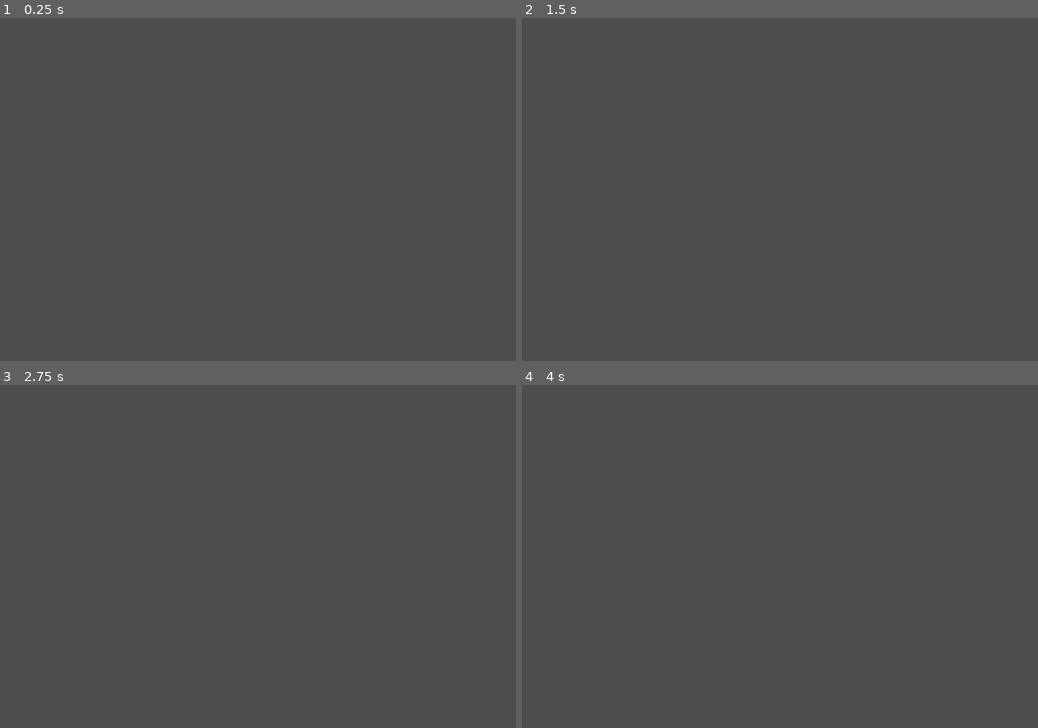
Above: before the commit, frames 1-4 (two rows, left to right).
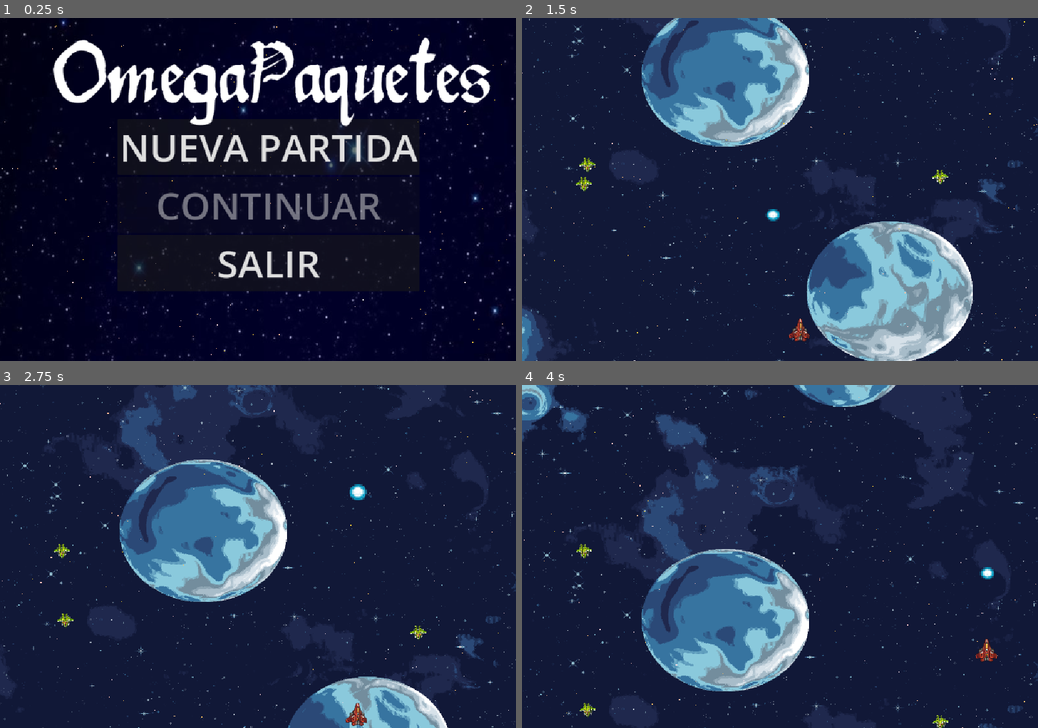
Above: after the commit, the same moments.

Repository: PiaBO/20GamesChallengeGodot
Game: Godot game, scene res://menus/main_menu.tscn
The game is run twice, just before and just after one commit, with the same random seed, the same clock (stepped at 60 frames per second) and the same inputs. Before the commit the project starts from res://menus/pause_menu.tscn.
Inputs (mouse positions are in pixels of both pictures, inside the frame that each line leads up to):
- Up to frame 1 (0.25 s): no input
- Up to frame 2 (1.5 s): click (790, 148) at 0.5 s, where only the run after the commit has a clickable "NUEVA PARTIDA"; tap Enter (ui_accept) at 1.25 s; hold Right (ui_right) from 1.28 s (still down)
- Up to frame 3 (2.75 s): tap Enter (ui_accept) at 1.52, 2.27 s; release Right (ui_right) at 2.03 s; hold Down (ui_down) from 2.03 s (still down)
- Up to frame 4 (4 s): release Down (ui_down) at 2.78 s; hold Right (ui_right) 2.78-3.53 s; hold Up (ui_up) from 3.53 s (still down); tap Enter (ui_accept) at 3.77 s

The runs differ from the first frame. In frame 1, 99% of the frame differs, in the area x 0-100%, y 0-100%; in frame 2, 100%; in frame 3, 100%; in frame 4, 100%.

Commit message:
Movimiento, sistema de mapas, particulas y animaciones

Diff:
--- /dev/null
+++ b/3/river-raid/Hud/HUD.tscn
@@ -0,0 +1,7 @@
+[gd_scene format=3 uid="uid://ck70lqdy1i45j"]
+
+[node name="HUD" type="Node2D" unique_id=11923164]
+
+[node name="TextureProgressBar" type="TextureProgressBar" parent="." unique_id=2088181719]
+offset_right = 40.0
+offset_bottom = 40.0
--- a/3/river-raid/enemigo/enemigo.tscn
+++ b/3/river-raid/enemigo/enemigo.tscn
@@ -1,18 +1,57 @@
 [gd_scene format=3 uid="uid://wba1l3c1ini2"]
 
+[ext_resource type="Texture2D" uid="uid://dk46kxmwghxys" path="res://enemigo/sprites/enemy_2_g_l1.png" id="1_wakaj"]
+[ext_resource type="Texture2D" uid="uid://bmjucoh7t8cah" path="res://enemigo/sprites/enemy_2_g_l2.png" id="2_3u5g0"]
+[ext_resource type="Texture2D" uid="uid://c4scdnq0s8rlh" path="res://enemigo/sprites/enemy_2_g_m.png" id="3_4u45y"]
+[ext_resource type="Texture2D" uid="uid://flxy3vwxiy40" path="res://enemigo/sprites/enemy_2_g_r1.png" id="4_6sg3r"]
+[ext_resource type="Texture2D" uid="uid://bk66k5g6c7c6m" path="res://enemigo/sprites/enemy_2_g_r2.png" id="5_b6q76"]
+
+[sub_resource type="SpriteFrames" id="SpriteFrames_e8uyd"]
+animations = [{
+"frames": [{
+"duration": 1.0,
+"texture": ExtResource("1_wakaj")
+}, {
+"duration": 1.0,
+"texture": ExtResource("2_3u5g0")
+}, {
+"duration": 1.0,
+"texture": ExtResource("3_4u45y")
+}, {
+"duration": 1.0,
+"texture": ExtResource("4_6sg3r")
+}, {
+"duration": 1.0,
+"texture": ExtResource("5_b6q76")
+}, {
+"duration": 1.0,
+"texture": ExtResource("4_6sg3r")
+}, {
+"duration": 1.0,
+"texture": ExtResource("3_4u45y")
+}, {
+"duration": 1.0,
+"texture": ExtResource("2_3u5g0")
+}],
+"loop": 1,
+"name": &"default",
+"speed": 7.0
+}]
+
 [sub_resource type="RectangleShape2D" id="RectangleShape2D_rdc5o"]
-size = Vector2(48, 33)
+size = Vector2(34, 33)
 
 [node name="Enemigo" type="StaticBody2D" unique_id=1580437209 groups=["Enemigos"]]
 collision_layer = 4
 collision_mask = 3
 
-[node name="ColorRect" type="ColorRect" parent="." unique_id=1190838411]
-offset_right = 40.0
-offset_bottom = 40.0
-scale = Vector2(1.12, 0.8)
-color = Color(0.6, 0.041999996, 0.041999996, 1)
+[node name="ColorRect" type="AnimatedSprite2D" parent="." unique_id=327515767]
+position = Vector2(16.000002, 17)
+scale = Vector2(0.6315624, 0.653125)
+sprite_frames = SubResource("SpriteFrames_e8uyd")
+autoplay = "default"
+frame_progress = 0.6269842
 
 [node name="CollisionShape2D" type="CollisionShape2D" parent="." unique_id=2118394232]
-position = Vector2(23, 15.5)
+position = Vector2(17, 17)
 shape = SubResource("RectangleShape2D_rdc5o")
--- a/3/river-raid/jugador/bala.tscn
+++ b/3/river-raid/jugador/bala.tscn
@@ -1,7 +1,26 @@
 [gd_scene format=3 uid="uid://cngecw1tqjguk"]
 
 [ext_resource type="Script" uid="uid://bhbg3ita7el2i" path="res://jugador/bala.gd" id="1_c84pv"]
-[ext_resource type="Texture2D" uid="uid://cd0wjpqt2uom8" path="res://jugador/bala.png" id="1_qo4y7"]
+[ext_resource type="Texture2D" uid="uid://clqp26chbiqs5" path="res://jugador/sprites_sheet/bala/proton_01.png" id="2_o3dr4"]
+[ext_resource type="Texture2D" uid="uid://b1hymv8bd33id" path="res://jugador/sprites_sheet/bala/proton_02.png" id="3_vf85b"]
+[ext_resource type="Texture2D" uid="uid://b4a6wfa4vo788" path="res://jugador/sprites_sheet/bala/proton_03.png" id="4_bqm2j"]
+
+[sub_resource type="SpriteFrames" id="SpriteFrames_e8uyd"]
+animations = [{
+"frames": [{
+"duration": 1.0,
+"texture": ExtResource("2_o3dr4")
+}, {
+"duration": 1.0,
+"texture": ExtResource("3_vf85b")
+}, {
+"duration": 1.0,
+"texture": ExtResource("4_bqm2j")
+}],
+"loop": 1,
+"name": &"default",
+"speed": 5.0
+}]
 
 [sub_resource type="CircleShape2D" id="CircleShape2D_qo4y7"]
 radius = 22.090721
@@ -14,14 +33,19 @@
 max_contacts_reported = 4
 script = ExtResource("1_c84pv")
 
-[node name="Sprite2D" type="Sprite2D" parent="." unique_id=1170410320]
-scale = Vector2(0.78125, 0.75)
-texture = ExtResource("1_qo4y7")
+[node name="Sprite2D" type="AnimatedSprite2D" parent="." unique_id=1370105399]
+texture_filter = 1
+position = Vector2(0.4999981, -0.5)
+scale = Vector2(3.4615383, 3.1538463)
+sprite_frames = SubResource("SpriteFrames_e8uyd")
+autoplay = "default"
+frame_progress = 0.7588323
 
 [node name="CollisionShape2D" type="CollisionShape2D" parent="." unique_id=1042274501]
 shape = SubResource("CircleShape2D_qo4y7")
 
 [node name="VisibleOnScreenNotifier2D" type="VisibleOnScreenNotifier2D" parent="." unique_id=861845072]
+position = Vector2(0, 1)
 rect = Rect2(-23, -28, 47, 51)
 
 [connection signal="body_entered" from="." to="." method="_on_body_entered"]
--- a/3/river-raid/jugador/jugador.gd
+++ b/3/river-raid/jugador/jugador.gd
@@ -4,7 +4,6 @@
 const SPEED = 300.0
 const VELOCIDAD_BALA = 1000.0
 @onready var size: int = get_node("CollisionShape2D").shape.extents.x
-
 @onready var bala := preload("res://jugador/bala.tscn")
 
 func _physics_process(delta: float) -> void:
--- a/3/river-raid/jugador/jugador.tscn
+++ b/3/river-raid/jugador/jugador.tscn
@@ -1,6 +1,7 @@
 [gd_scene format=3 uid="uid://58l173mrqoqc"]
 
 [ext_resource type="Script" uid="uid://csaw0jpy8dhj2" path="res://jugador/jugador.gd" id="1_y3xgi"]
+[ext_resource type="SpriteFrames" uid="uid://bje5jhxjru6hd" path="res://jugador/sprites.tres" id="2_5vouv"]
 
 [sub_resource type="RectangleShape2D" id="RectangleShape2D_5vouv"]
 size = Vector2(28, 55)
@@ -9,9 +10,12 @@
 collision_mask = 12
 script = ExtResource("1_y3xgi")
 
-[node name="ColorRect" type="ColorRect" parent="." unique_id=1441339386]
-offset_right = 28.0
-offset_bottom = 54.0
+[node name="ColorRect" type="AnimatedSprite2D" parent="." unique_id=1670800721]
+position = Vector2(15, 29)
+sprite_frames = ExtResource("2_5vouv")
+animation = &"idle"
+autoplay = "idle"
+frame_progress = 0.945679
 
 [node name="CollisionShape2D" type="CollisionShape2D" parent="." unique_id=2126247970]
 position = Vector2(14, 28)
--- /dev/null
+++ b/3/river-raid/jugador/sprites.tres
@@ -0,0 +1,39 @@
+[gd_resource type="SpriteFrames" format=3 uid="uid://bje5jhxjru6hd"]
+
+[ext_resource type="Texture2D" uid="uid://biykjhgf60f07" path="res://jugador/sprites_sheet/player_r_l1.png" id="1_agmdo"]
+[ext_resource type="Texture2D" uid="uid://c4c835foqjvlm" path="res://jugador/sprites_sheet/player_r_l2.png" id="2_vp0cn"]
+[ext_resource type="Texture2D" uid="uid://bhk3kyvssstc0" path="res://jugador/sprites_sheet/player_r_m.png" id="3_ollqa"]
+[ext_resource type="Texture2D" uid="uid://ckwkp5dpom5vc" path="res://jugador/sprites_sheet/player_r_r1.png" id="4_vtunv"]
+[ext_resource type="Texture2D" uid="uid://dc3bpfivtkdmi" path="res://jugador/sprites_sheet/player_r_r2.png" id="5_288y4"]
+
+[resource]
+animations = [{
+"frames": [{
+"duration": 1.0,
+"texture": ExtResource("1_agmdo")
+}, {
+"duration": 1.0,
+"texture": ExtResource("2_vp0cn")
+}, {
+"duration": 1.0,
+"texture": ExtResource("3_ollqa")
+}, {
+"duration": 1.0,
+"texture": ExtResource("4_vtunv")
+}, {
+"duration": 1.0,
+"texture": ExtResource("5_288y4")
+}, {
+"duration": 1.0,
+"texture": ExtResource("4_vtunv")
+}, {
+"duration": 1.0,
+"texture": ExtResource("3_ollqa")
+}, {
+"duration": 1.0,
+"texture": ExtResource("2_vp0cn")
+}],
+"loop": 1,
+"name": &"idle",
+"speed": 5.0
+}]
--- a/3/river-raid/menus/game.tscn
+++ b/3/river-raid/menus/game.tscn
@@ -17,6 +17,21 @@
 
 [sub_resource type="RectangleShape2D" id="RectangleShape2D_17y0l"]
 size = Vector2(12, 739)
+
+[sub_resource type="ParticleProcessMaterial" id="ParticleProcessMaterial_he40h"]
+particle_flag_disable_z = true
+emission_shape_offset = Vector3(0.275, 0.275, 0.235)
+emission_shape = 3
+emission_box_extents = Vector3(1, 1080, 1)
+angle_min = -164.7
+angle_max = 176.90001
+spread = 0.0
+initial_velocity_min = 50.0
+initial_velocity_max = 100.0
+gravity = Vector3(0, 0, 0)
+scale_max = 2.0
+hue_variation_min = -2.2351742e-08
+hue_variation_max = 0.19999997
 
 [node name="Game" type="Node2D" unique_id=333769787]
 script = ExtResource("1_04dmk")
@@ -49,6 +64,28 @@
 [node name="PauseMenu" parent="." unique_id=1793250673 instance=ExtResource("2_gkr7p")]
 visible = false
 
+[node name="Control" type="Control" parent="." unique_id=2140635269]
+layout_mode = 3
+anchors_preset = 7
+anchor_left = 0.5
+anchor_top = 1.0
+anchor_right = 0.5
+anchor_bottom = 1.0
+offset_left = -20.0
+offset_top = -40.0
+offset_right = 20.0
+grow_horizontal = 2
+grow_vertical = 0
+mouse_filter = 2
+
+[node name="GPUParticles2D" type="GPUParticles2D" parent="Control" unique_id=1665038716]
+position = Vector2(583, 799)
+rotation = -1.5726936
+amount = 555
+lifetime = 20.0
+preprocess = 20.0
+process_material = SubResource("ParticleProcessMaterial_he40h")
+
 [node name="jugador" parent="." unique_id=888636717 instance=ExtResource("3_cdppe")]
 position = Vector2(508, 627)
 
--- a/3/river-raid/menus/main_menu.tscn
+++ b/3/river-raid/menus/main_menu.tscn
@@ -1,6 +1,23 @@
 [gd_scene format=3 uid="uid://c60gtktgkdpwg"]
 
 [ext_resource type="Script" uid="uid://bg70qtq6usphy" path="res://menus/main_menu.gd" id="1_8gy84"]
+[ext_resource type="Theme" uid="uid://4ekmw4f7t5hr" path="res://menus/tema_boton.tres" id="2_ij7vn"]
+[ext_resource type="Texture2D" uid="uid://lxas6ufh73br" path="res://niveles/img/fondo.jpg" id="2_yjgyn"]
+[ext_resource type="FontFile" uid="uid://dl1gacqoet3vb" path="res://menus/fonts/Mork Dungeon.ttf" id="4_rqbgu"]
+
+[sub_resource type="ParticleProcessMaterial" id="ParticleProcessMaterial_e8uyd"]
+particle_flag_disable_z = true
+emission_shape = 3
+emission_box_extents = Vector3(1, 400, 1)
+spread = 0.0
+initial_velocity_min = 50.0
+initial_velocity_max = 100.0
+gravity = Vector3(0, 0, 0)
+hue_variation_min = -2.2351742e-08
+hue_variation_max = 0.19999997
+
+[sub_resource type="Theme" id="Theme_e8uyd"]
+default_font = ExtResource("4_rqbgu")
 
 [node name="MainMenu" type="Control" unique_id=899175500]
 layout_mode = 3
@@ -9,24 +26,61 @@
 metadata/_edit_vertical_guides_ = [564.0]
 metadata/_edit_horizontal_guides_ = [325.0]
 
+[node name="Fondo" type="Sprite2D" parent="." unique_id=1855420235]
+position = Vector2(594.3538, 288.72443)
+rotation = 1.5645927
+scale = Vector2(1.61839, 1.3745278)
+texture = ExtResource("2_yjgyn")
+
+[node name="Control" type="Control" parent="." unique_id=763766632]
+layout_mode = 1
+anchors_preset = 4
+anchor_top = 0.5
+anchor_bottom = 0.5
+offset_top = -20.0
+offset_right = 40.0
+offset_bottom = 20.0
+grow_vertical = 2
+mouse_filter = 2
+
+[node name="GPUParticles2D" type="GPUParticles2D" parent="Control" unique_id=226547722]
+position = Vector2(-13, 396)
+amount = 555
+lifetime = 20.0
+preprocess = 20.0
+process_material = SubResource("ParticleProcessMaterial_e8uyd")
+
 [node name="VBoxContainer" type="VBoxContainer" parent="." unique_id=2010587669]
 layout_mode = 0
-offset_left = 501.0
-offset_top = 278.0
-offset_right = 634.0
-offset_bottom = 379.0
+offset_left = 246.0
+offset_top = 211.0
+offset_right = 878.0
+offset_bottom = 573.0
 
 [node name="BtnNuevaPartida" type="Button" parent="VBoxContainer" unique_id=1414152609]
 layout_mode = 2
+theme = ExtResource("2_ij7vn")
 text = "NUEVA PARTIDA"
 
 [node name="BtnContinuar" type="Button" parent="VBoxContainer" unique_id=68241121]
 layout_mode = 2
+theme = ExtResource("2_ij7vn")
 text = "CONTINUAR"
 
 [node name="BtnSalir" type="Button" parent="VBoxContainer" unique_id=1488053941]
 layout_mode = 2
+theme = ExtResource("2_ij7vn")
 text = "SALIR"
+
+[node name="Titulo" type="Label" parent="." unique_id=200004836]
+layout_mode = 0
+offset_left = 111.0
+offset_top = 20.0
+offset_right = 1033.0
+offset_bottom = 263.0
+theme = SubResource("Theme_e8uyd")
+theme_override_font_sizes/font_size = 176
+text = "OmegaPaquetes"
 
 [connection signal="pressed" from="VBoxContainer/BtnNuevaPartida" to="." method="_on_btn_nueva_partida_pressed"]
 [connection signal="pressed" from="VBoxContainer/BtnContinuar" to="." method="_on_btn_continuar_pressed"]
--- a/3/river-raid/menus/pause_menu.gd
+++ b/3/river-raid/menus/pause_menu.gd
@@ -41,12 +41,13 @@
 func _on_vol_slider_value_changed(value: float) -> void:
 	GameManager.apply_volume("Master", value)
 
-func _on_btn_menu_principal_pressed() -> void:
-	_close_menu()
-	GameManager.change_scene(GameManager.MAIN_MENU_PATH)
-
 func _on_game_paused(is_paused: bool) -> void:
 	visible = is_paused
 
 func _on_option_button_item_selected(index: int) -> void:
 	GameManager.apply_resolution(resolutions[index])
+
+
+func _on_btn_menu_prinipal_pressed() -> void:
+	_close_menu()
+	GameManager.change_scene(GameManager.MAIN_MENU_PATH)
--- /dev/null
+++ b/3/river-raid/menus/tema_boton.tres
@@ -0,0 +1,5 @@
+[gd_resource type="Theme" format=3 uid="uid://4ekmw4f7t5hr"]
+
+[resource]
+Button/font_sizes/font_size = 80
+Button/fonts/font = null
--- a/3/river-raid/niveles/nivel_1.tscn
+++ b/3/river-raid/niveles/nivel_1.tscn
@@ -5,8 +5,12 @@
 
 [node name="NivelBase" unique_id=1526597633 instance=ExtResource("1_d4ujm")]
 
-[node name="Enemigo" parent="." index="2" unique_id=1580437209 instance=ExtResource("2_w6qyd")]
+[node name="1" parent="." index="0" unique_id=31924101]
+position = Vector2(541, -683)
+scale = Vector2(1.1027501, 0.9424688)
+
+[node name="Enemigo" parent="." index="1" unique_id=1580437209 instance=ExtResource("2_w6qyd")]
 position = Vector2(121, 153)
 
-[node name="Enemigo2" parent="." index="3" unique_id=1992842712 instance=ExtResource("2_w6qyd")]
+[node name="Enemigo2" parent="." index="2" unique_id=1992842712 instance=ExtResource("2_w6qyd")]
 position = Vector2(860, 178)
--- a/3/river-raid/niveles/nivel_base.tscn
+++ b/3/river-raid/niveles/nivel_base.tscn
@@ -1,12 +1,13 @@
 [gd_scene format=3 uid="uid://cvaai6olfrabv"]
 
-[ext_resource type="Texture2D" uid="uid://lxas6ufh73br" path="res://niveles/img/fondo.jpg" id="1_1lcfh"]
 [ext_resource type="Script" uid="uid://bvxh2bltaqf5y" path="res://niveles/nivel_base.gd" id="1_gjx6g"]
+[ext_resource type="Texture2D" uid="uid://dysn4pqj3orfg" path="res://sprites/fondos/1.png" id="2_gjx6g"]
 
 [node name="NivelBase" type="Node2D" unique_id=1526597633]
 script = ExtResource("1_gjx6g")
+metadata/_edit_vertical_guides_ = [812.0]
 
-[node name="fondo" type="Sprite2D" parent="." unique_id=243893948]
-position = Vector2(518.00006, -1086)
-scale = Vector2(2.45889, 3.8193755)
-texture = ExtResource("1_1lcfh")
+[node name="1" type="Sprite2D" parent="." unique_id=31924101]
+position = Vector2(537, -487.8124)
+scale = Vector2(1.0689999, 0.8565417)
+texture = ExtResource("2_gjx6g")
--- a/3/river-raid/project.godot
+++ b/3/river-raid/project.godot
@@ -11,8 +11,8 @@
 [application]
 
 config/name="RiverRaid"
-run/main_scene="uid://7b10x8cc4iea"
-config/features=PackedStringArray("4.6", "Forward Plus")
+run/main_scene="uid://c60gtktgkdpwg"
+config/features=PackedStringArray("4.7", "Forward Plus")
 config/icon="res://icon.svg"
 
 [autoload]
@@ -39,3 +39,5 @@
 [rendering]
 
 rendering_device/driver.windows="d3d12"
+2d/snap/snap_2d_transforms_to_pixel=true
+textures/snap/snap_2d_transforms_to_pixel=false
Binary file added: 3/river-raid/enemigo/sprites/enemy_2_g_l1.png
Not shown, added: 3/river-raid/enemigo/sprites/enemy_2_g_l1.png.import
Binary file added: 3/river-raid/enemigo/sprites/enemy_2_g_l2.png
Not shown, added: 3/river-raid/enemigo/sprites/enemy_2_g_l2.png.import
Binary file added: 3/river-raid/enemigo/sprites/enemy_2_g_m.png
Not shown, added: 3/river-raid/enemigo/sprites/enemy_2_g_m.png.import
Binary file added: 3/river-raid/enemigo/sprites/enemy_2_g_r1.png
Not shown, added: 3/river-raid/enemigo/sprites/enemy_2_g_r1.png.import
Binary file added: 3/river-raid/enemigo/sprites/enemy_2_g_r2.png
Not shown, added: 3/river-raid/enemigo/sprites/enemy_2_g_r2.png.import
Binary file removed: 3/river-raid/jugador/bala.png
Binary file added: 3/river-raid/jugador/sprites_sheet/bala/proton_01.png
(and 35 more such lines)
